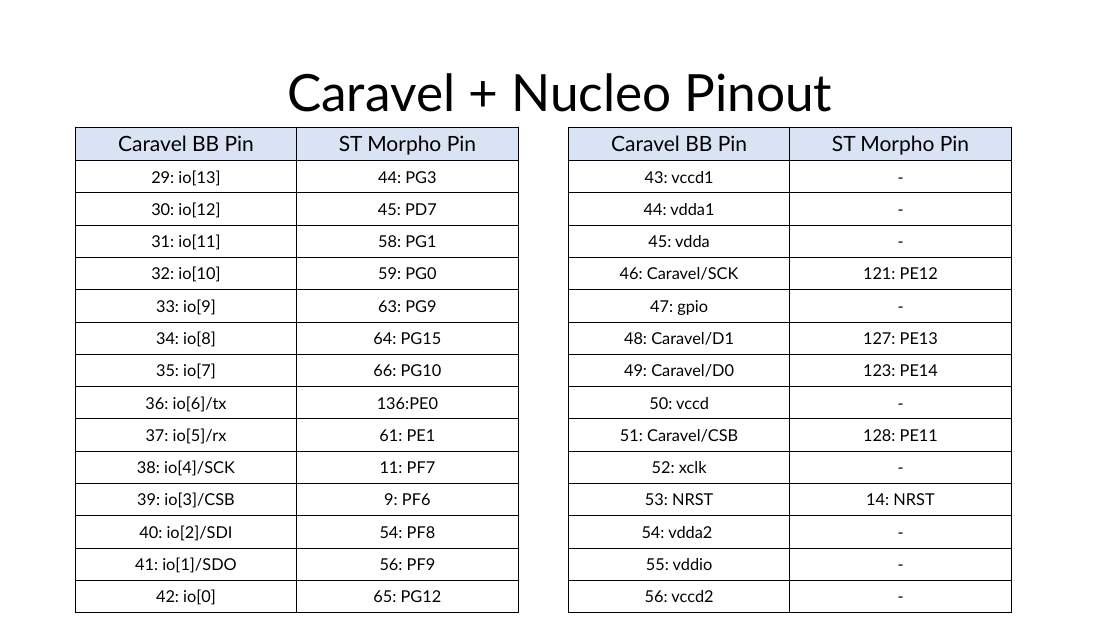
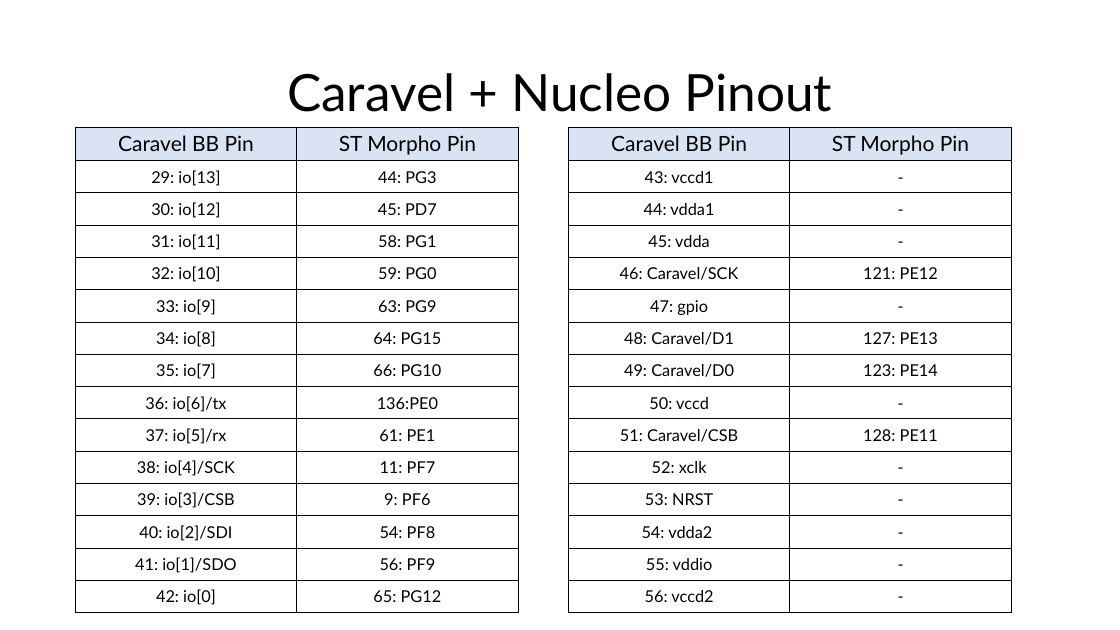
Before and after one commit to efabless/caravel_board, a slide deck: slide 16 of hardware/caravel_Nucleo/docs/Caravel+Nucleo Board.pptx (slide 14 before the commit). Drawn at 1120x630 pixels with LibreOffice and Linux fonts; fonts in the diff are those of the drawing. Boxes give left, top, right and bottom in pixels: in the first picture for what was removed or moved away, otherwise in the second. Text is boxed around its words. In the diff, an @@ line names an element or a change of style, - is before the commit and + after.

Commit message:
update caravel board Nucleo-144 hat

```diff
--- a/hardware/caravel_Nucleo/docs/Caravel+Nucleo Board.pptx
+++ b/hardware/caravel_Nucleo/docs/Caravel+Nucleo Board.pptx
@@ table at (569, 127, 1012, 613) @@
-row 12, column 2: 14: NRST
+row 12, column 2: -
```
Also in this commit, not shown: 4 other slides changed, 5 slides added, 2 slides removed, 10 other files.
